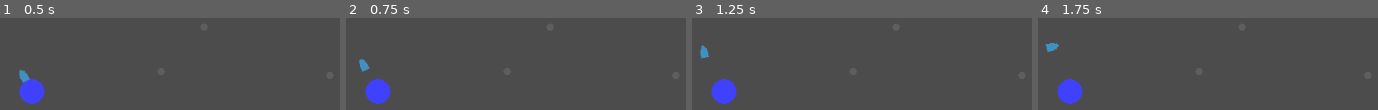
Above: before the commit, frames 1-4 (left to right).
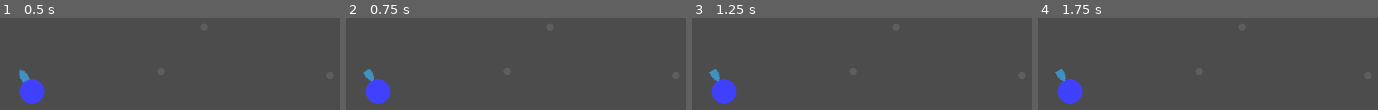
Above: after the commit, the same moments.

Repository: MariusBP/SpacePuzzle
Game: Godot game, scene res://Maps/Demo.tscn
The game is run twice, just before and just after one commit, with the same random seed, the same clock (stepped at 60 frames per second) and the same inputs.
Inputs (mouse positions are in pixels of both pictures, inside the frame that each line leads up to):
- Up to frame 1 (0.5 s): no input
- Up to frame 2 (0.75 s): tap Enter (ui_accept) at 0.5 s; move the mouse to (outside the picture) at 0.52 s
- Up to frame 3 (1.25 s): tap Enter (ui_accept) at 0.77 s
- Up to frame 4 (1.75 s): tap Enter (ui_accept) at 1.25, 1.52 s; move the mouse to (1167, 95) at 1.27 s

Frame 1 is identical in both runs. In frame 2, 0.6% of the frame differs, in the area x 3-9%, y 44-70%; in frame 3, 0.6%, in the area x 2-9%, y 29-70%; in frame 4, 0.6%.

Commit message:
Began adding variable launch power
added powering up and launch velocity, which changes over time.

Diff:
--- a/Player/Player.gd
+++ b/Player/Player.gd
@@ -11,7 +11,8 @@
 
 var state = LAUNCH
 var velocity = Vector2.ZERO
-var launch_velocity = 100
+var launch_velocity = 0
+var powering_up = true
 var thrust = 100
 var G = 200000
 var has_collided
@@ -31,6 +32,12 @@
 func launch_state(_delta):
 	look_at(get_global_mouse_position())
 	set_global_position((anchor_position + Vector2(23, 0).rotated(rotation)))
+	if powering_up:
+		launch_velocity += 1
+		if launch_velocity >= 100:
+			powering_up = false
+	else:
+		launch_velocity -= 1
 	if Input.is_action_pressed("ui_accept"):
 		velocity = launch_velocity*Vector2(1,0).rotated(rotation)
 		state = MOVE
